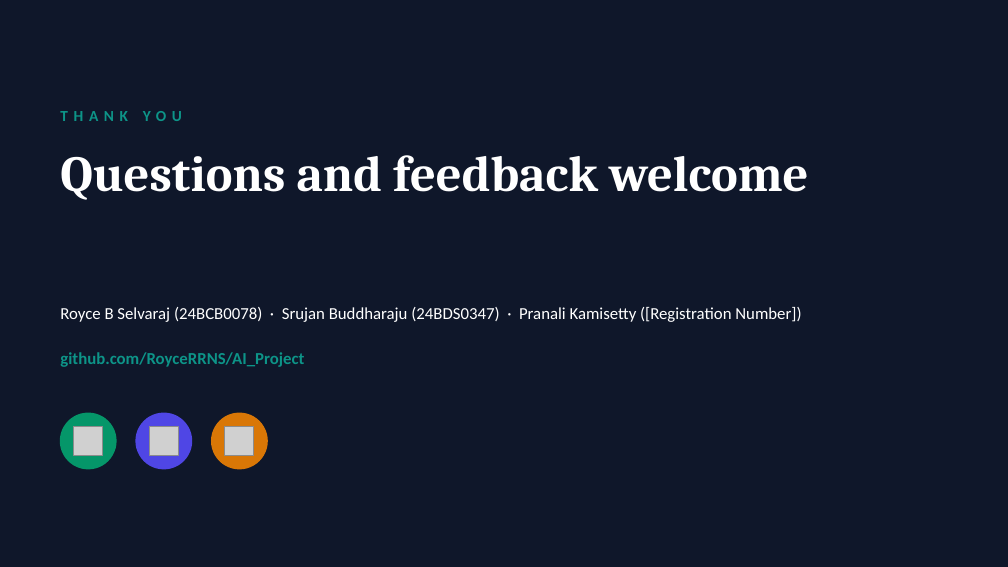
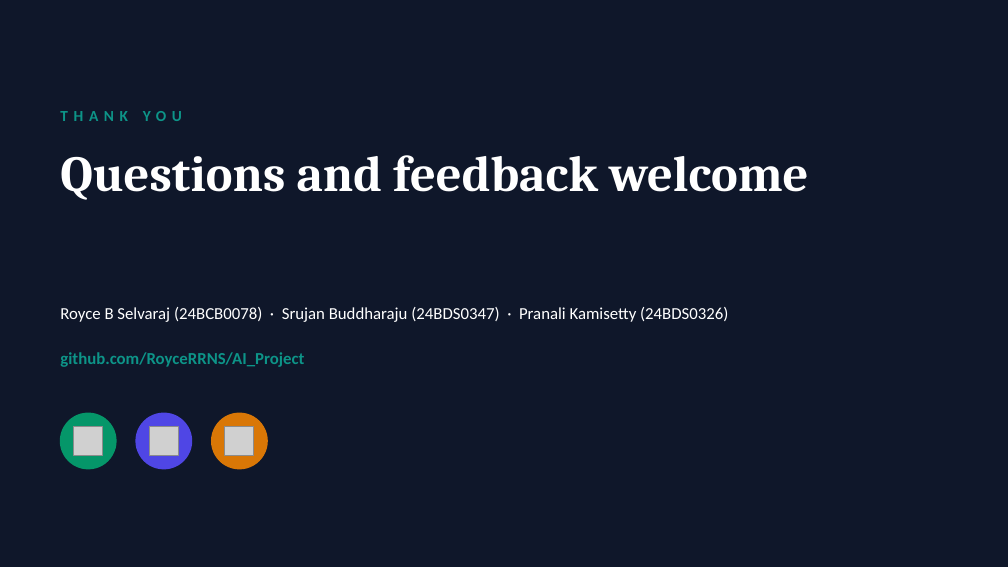
Before and after one commit to RoyceRRNS/AI_Project, a slide deck: slide 17 of docs/presentation/Course_Notes_RAG_Demo.pptx. Drawn at 1008x567 pixels with LibreOffice and Linux fonts; fonts in the diff are those of the drawing; grey boxes stand for pictures. Boxes give left, top, right and bottom in pixels: in the first picture for what was removed or moved away, otherwise in the second. Text is boxed around its words. In the diff, an @@ line names an element or a change of style, - is before the commit and + after.

```diff
--- a/docs/presentation/Course_Notes_RAG_Demo.pptx
+++ b/docs/presentation/Course_Notes_RAG_Demo.pptx
@@ text at bbox=[60, 307, 728, 322]: text changed @@
-Royce B Selvaraj (24BCB0078) · Srujan Buddharaju (24BDS0347) · Pranali Kamisetty ([Registration Number])
+Royce B Selvaraj (24BCB0078) · Srujan Buddharaju (24BDS0347) · Pranali Kamisetty (24BDS0326)
```
Also in this commit, not shown: 1 other slide changed, 7 other files.
